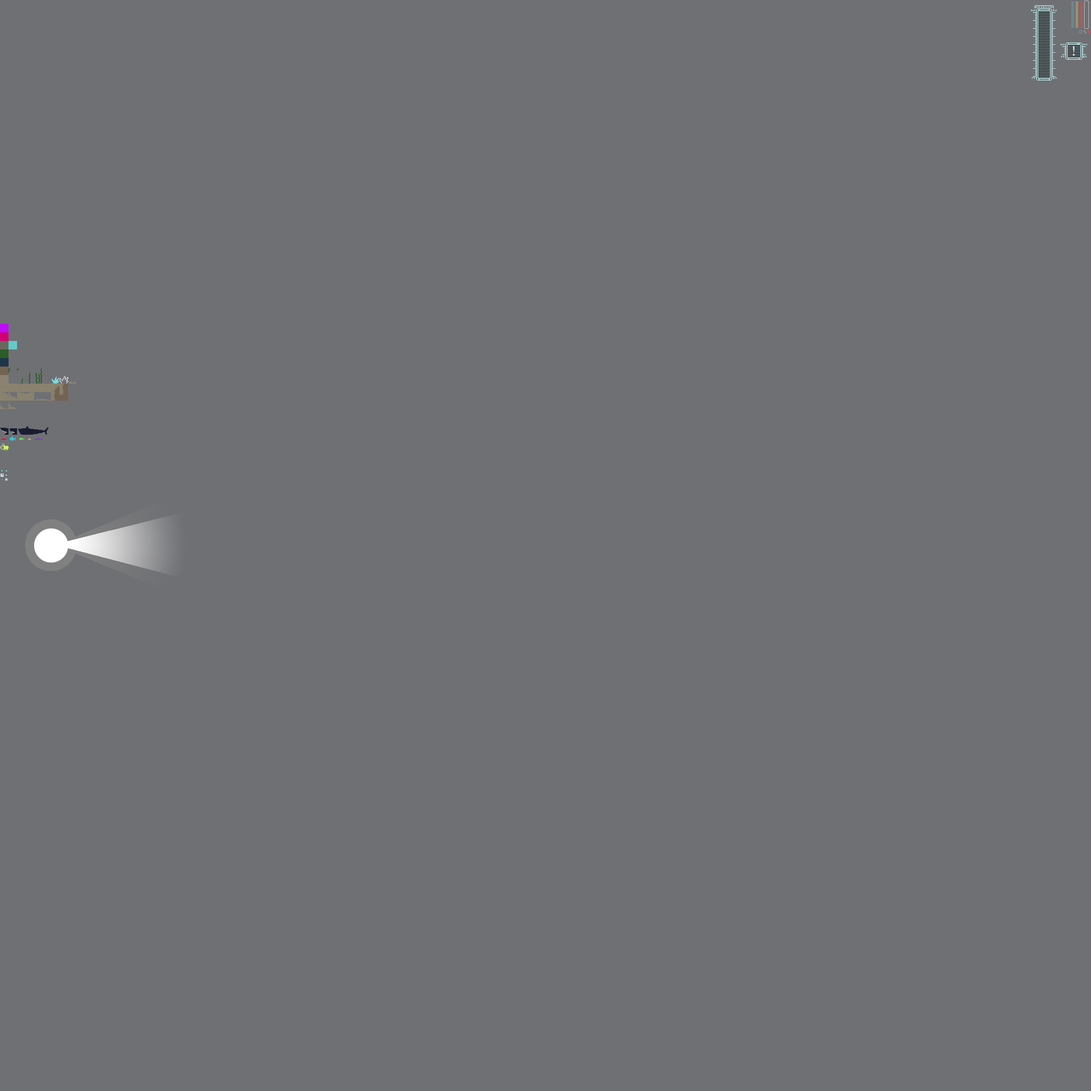
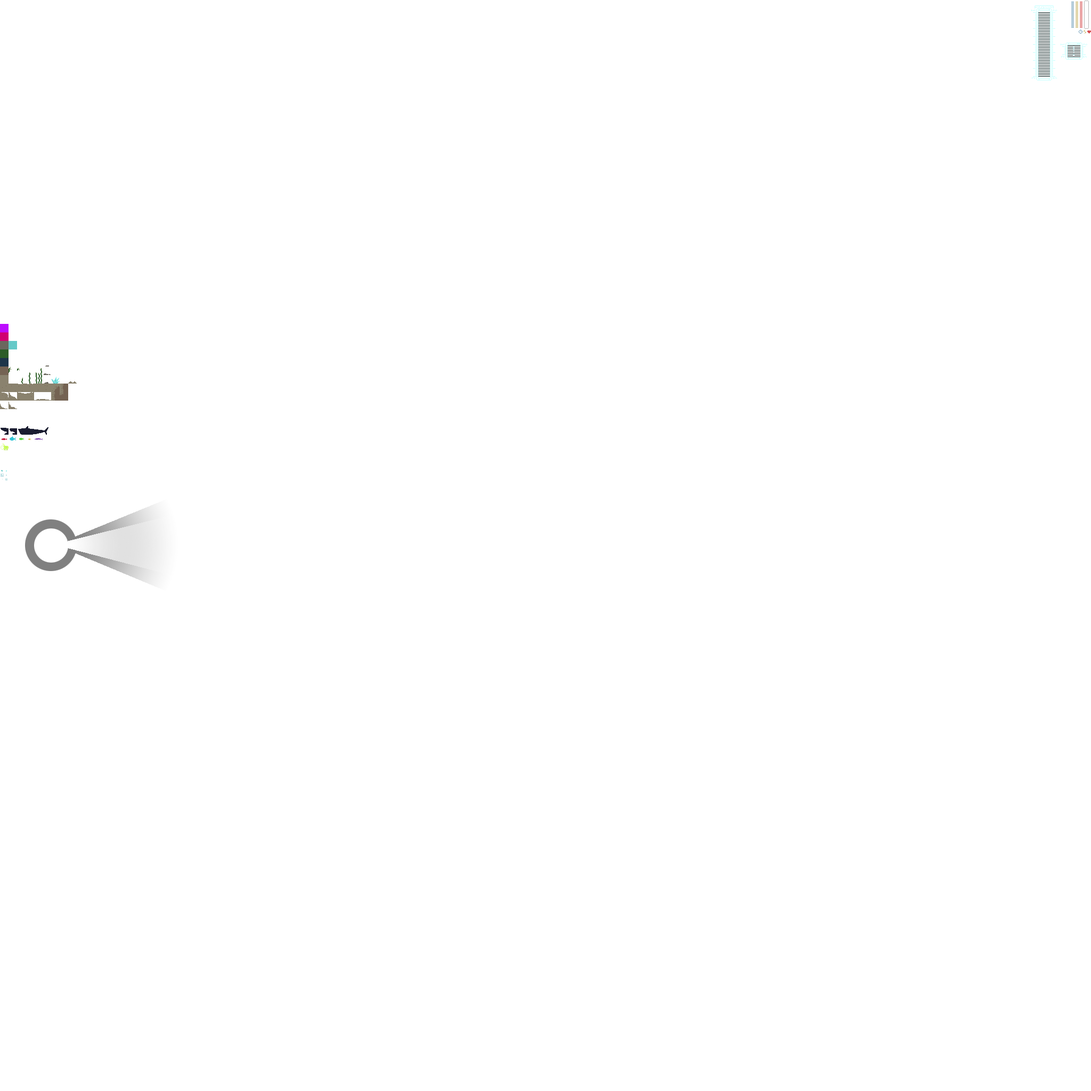
The second 1091 × 1091 image is a revision of the first. Changes to its layers:
hid "Layer 1" over [0, 0, 1091, 1091]
